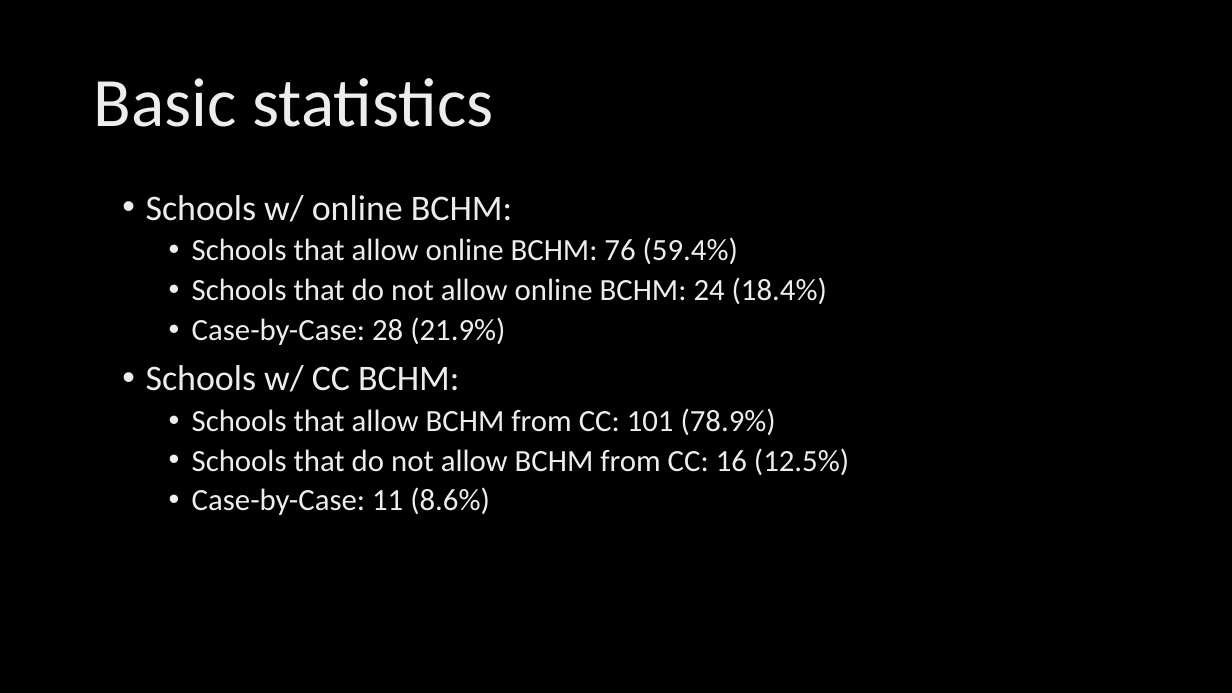
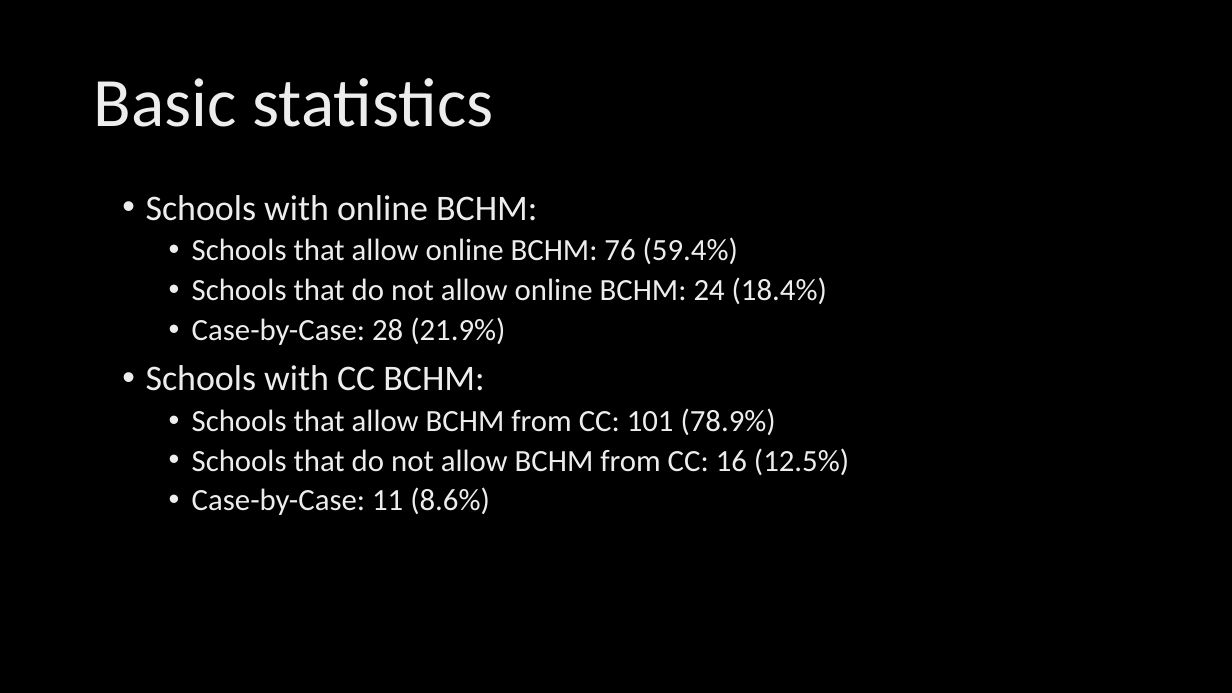
Before and after one commit to georgephung123/MSAR_Course_Consult, a slide deck: slide 8 of MSAR_Findings.pptx (slide 6 before the commit). Drawn at 1232x693 pixels with LibreOffice and Linux fonts; fonts in the diff are those of the drawing; background and template pictures are left out. Boxes give left, top, right and bottom in pixels: in the first picture for what was removed or moved away, otherwise in the second. Text is boxed around its words. In the diff, an @@ line names an element or a change of style, - is before the commit and + after.

```diff
--- a/MSAR_Findings.pptx
+++ b/MSAR_Findings.pptx
@@ text at (x1=146, y1=195, x2=537, y2=221): text changed @@
-• Schools w/ online BCHM:
+• Schools with online BCHM:
@@ text at (x1=146, y1=365, x2=484, y2=391): text changed @@
-• Schools w/ CC BCHM:
+• Schools with CC BCHM:
```
Also in this commit, not shown: 7 other slides changed, 8 slides added, 3 slides removed, 1 other file.
